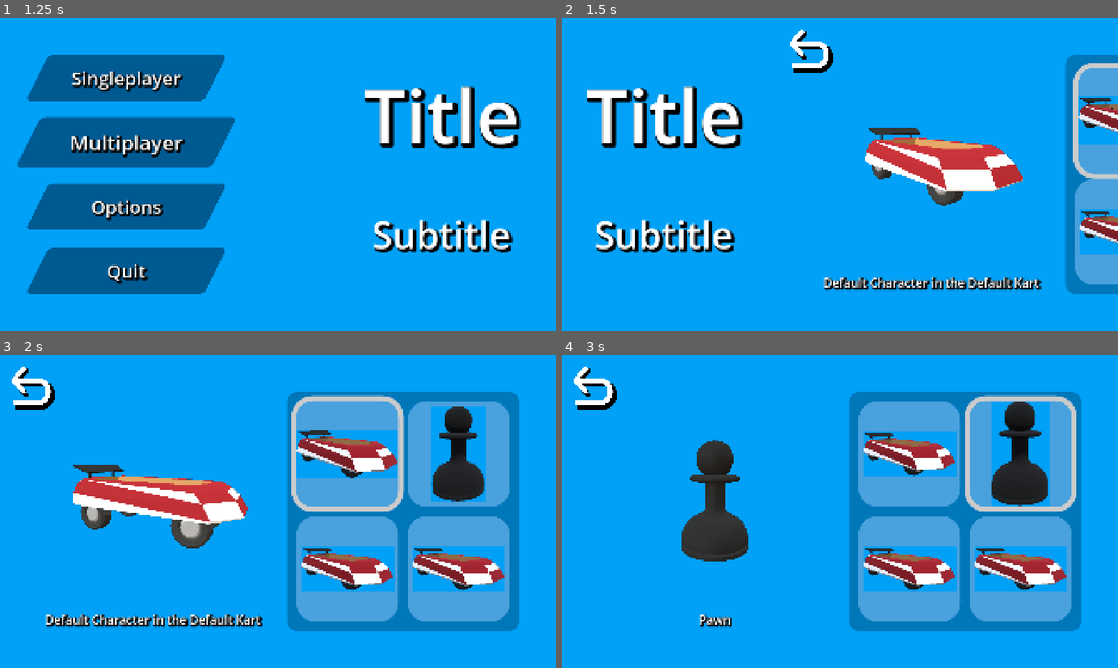
Above: before the commit, frames 1-4 (two rows, left to right).
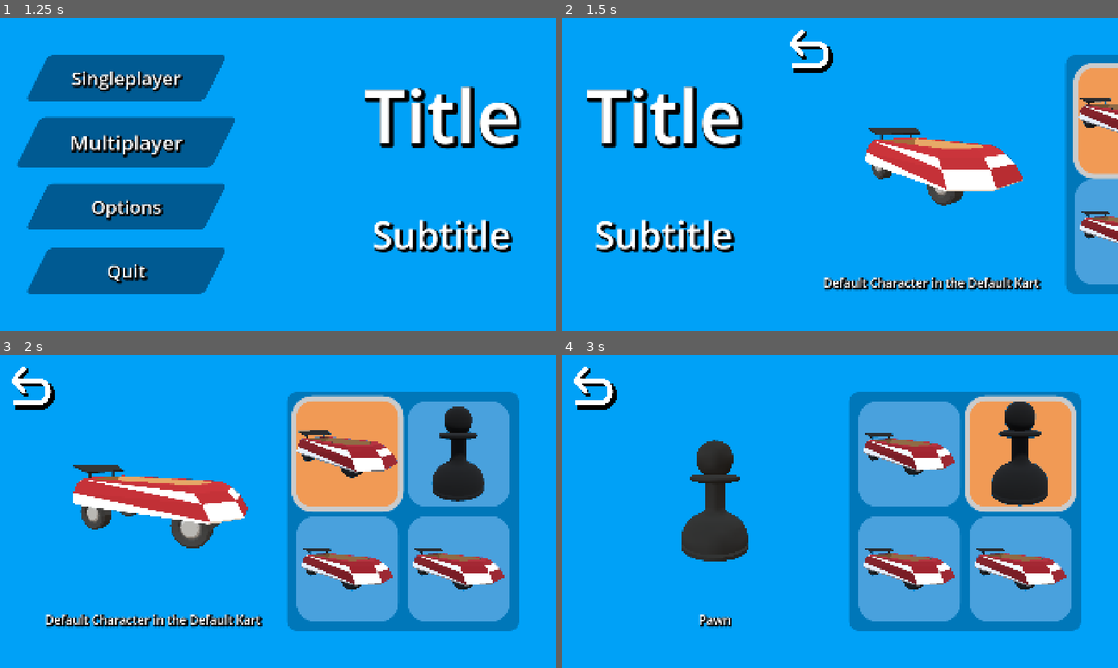
Above: after the commit, the same moments.

Repository: CISC-486-Game-Development-Project/cisc-486-game-development-project
Game: Godot game, scene res://Scenes/Menus/TitleScreen/title_screen.tscn
The game is run twice, just before and just after one commit, with the same random seed, the same clock (stepped at 60 frames per second) and the same inputs. The engine's default icon, where the game draws it, is replaced by a stand-in: a white triangle on a blue panel in a dark square. Sound files missing from this copy of the repository are replaced by a short silence.
Inputs (mouse positions are in pixels of both pictures, inside the frame that each line leads up to):
- Up to frame 1 (1.25 s): tap Enter at 0.5 s; move the mouse to (400, 158) at 0.52 s; hold D (Right) from 0.53 s (still down); tap Down (CameraDown) at 0.6 s; click (400, 158) at 0.67 s
- Up to frame 2 (1.5 s): release D (Right) at 1.25 s; click "Singleplayer" at 1.25 s
- Up to frame 3 (2 s): no input
- Up to frame 4 (3 s): drag from (728, 527) to (812, 574) at 2.02 s; move the mouse to (895, 442) at 2.77 s; hold D (Right) from 2.78 s (still down); tap Right (CameraRight) at 2.85 s

Frame 1 is identical in both runs. In frame 2, 2.3% of the frame differs, in the area x 92-100%, y 16-76%; in frame 3, 8.1%, in the area x 53-91%, y 14-76%; in frame 4, 7.3%.

Commit message:
Updated Buttons & Icons
Standardized some of the button colours, will make the colour palette more coherent overall once more UI changes have been made. Removed the backgrounds from the temporary kart icons so they at least look passable.

Diff:
--- a/Resources/MenuThemes/main_menu_theme.tres
+++ b/Resources/MenuThemes/main_menu_theme.tres
@@ -8,13 +8,13 @@
 corner_radius_bottom_right = 16
 corner_radius_bottom_left = 16
 
-[sub_resource type="StyleBoxFlat" id="StyleBoxFlat_tjevy"]
-bg_color = Color(0.3297306, 0.6186119, 0.91389346, 1)
+[sub_resource type="StyleBoxFlat" id="StyleBoxFlat_l5q0j"]
+bg_color = Color(0.9490196, 0.60784316, 0.3372549, 1)
 skew = Vector2(0.5, 0)
-border_width_left = 8
-border_width_top = 8
-border_width_right = 8
-border_width_bottom = 8
+border_width_left = 16
+border_width_top = 16
+border_width_right = 16
+border_width_bottom = 16
 border_color = Color(1, 1, 1, 1)
 corner_radius_top_left = 16
 corner_radius_top_right = 16
@@ -23,7 +23,7 @@
 
 [resource]
 Button/styles/disabled = SubResource("StyleBoxFlat_xvvda")
-Button/styles/focus = SubResource("StyleBoxFlat_tjevy")
+Button/styles/focus = SubResource("StyleBoxFlat_l5q0j")
 Button/styles/hover = SubResource("StyleBoxFlat_xvvda")
 Button/styles/normal = SubResource("StyleBoxFlat_xvvda")
 Button/styles/pressed = SubResource("StyleBoxFlat_xvvda")
--- a/Scenes/Menus/CharacterSelectMenu/character_button.tscn
+++ b/Scenes/Menus/CharacterSelectMenu/character_button.tscn
@@ -16,7 +16,7 @@
 expand_margin_bottom = 16.0
 
 [sub_resource type="StyleBoxFlat" id="StyleBoxFlat_7myq1"]
-bg_color = Color(0.2901961, 0.63529414, 0.87058824, 0)
+bg_color = Color(0.9490196, 0.60784316, 0.3372549, 1)
 border_width_left = 16
 border_width_top = 16
 border_width_right = 16
Binary file changed: Assets/2D/Sprites/CharacterIcons/DefaultKartIcon.png
Binary file changed: Assets/2D/Sprites/CharacterIcons/PawnIcon.png
